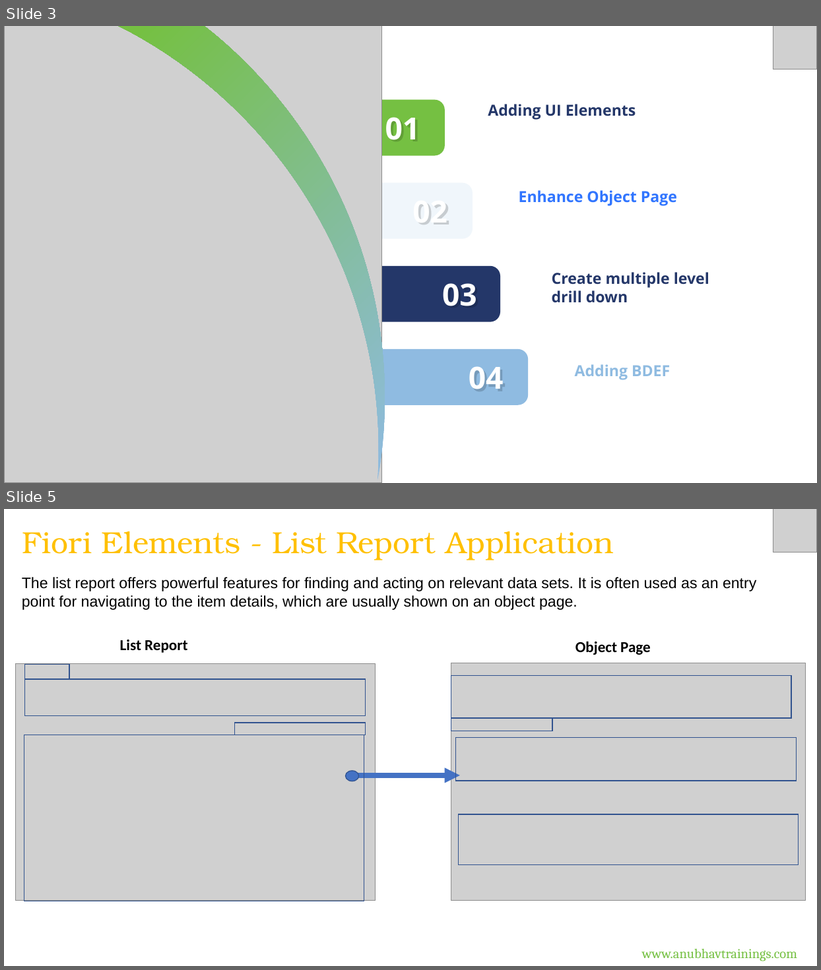
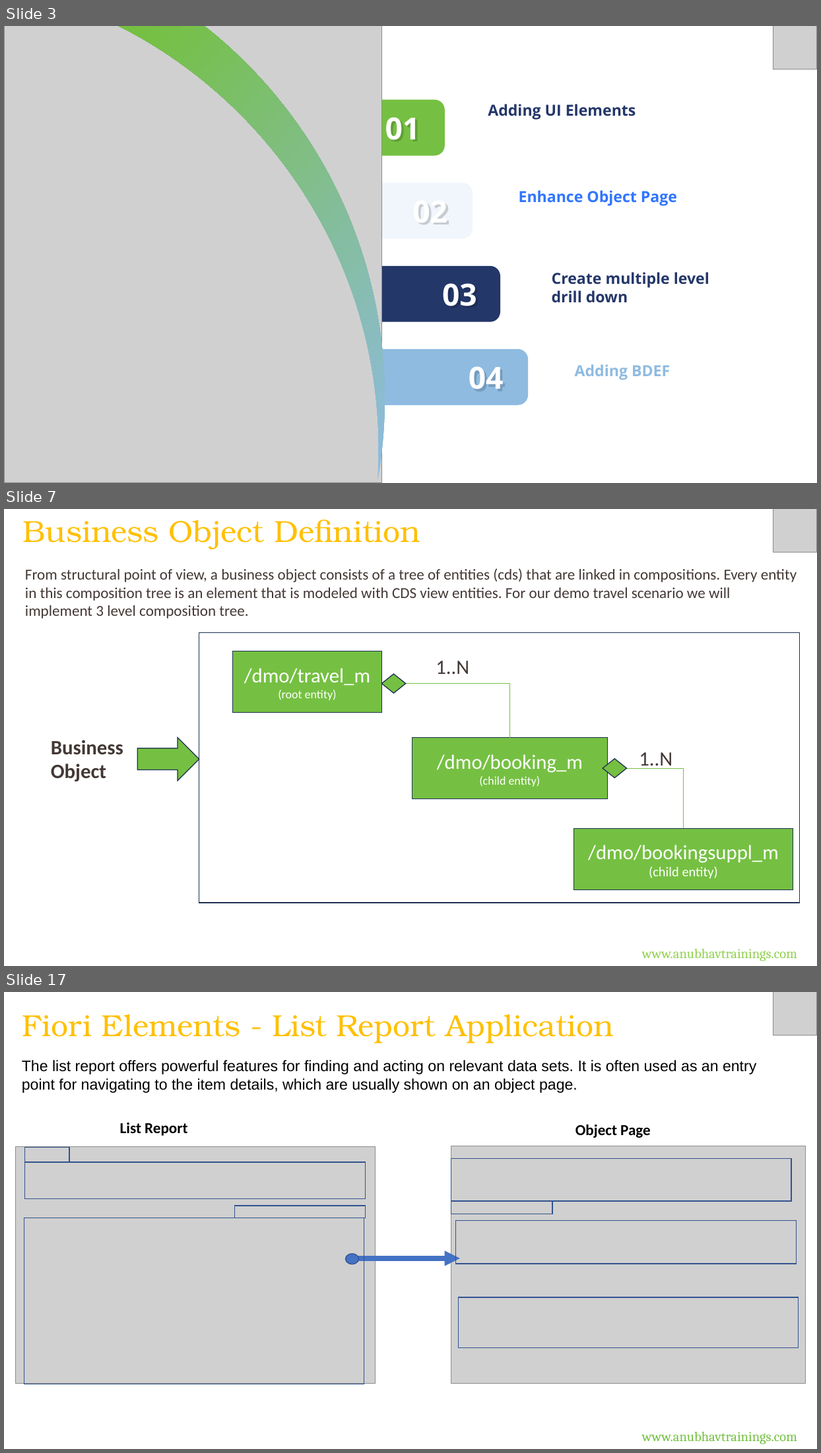
Before and after one commit to soyuztechnologies/RAP_Training_Applied_Materials, a slide deck: Day 6/DAY-6.pptx. Shown one above the other, each under a label of ours: slides 3 and 5 before the commit, slides 3, 7 and 17 after it; the slides between them are not shown. The pictures are 821x970 and 821x1453 pixels, drawn with LibreOffice and Linux fonts; fonts in the diff are those of the drawing; grey boxes stand for pictures. Boxes give left, top, right and bottom in pixels: in the first picture for what was removed or moved away, otherwise in the second. Text is boxed around its words. In the diff, an @@ line names an element or a change of style, - is before the commit and + after.

```diff
--- a/Day 6/DAY-6.pptx
+++ b/Day 6/DAY-6.pptx
@@ slide 7 added at (x1=4, y1=509, x2=817, y2=966), background #FFFFFF @@
@@ text added at (x1=23, y1=520, x2=420, y2=549), 36 pt, text #FFC000 @@
+Business Object Definition
@@ picture added at (x1=773, y1=509, x2=817, y2=553) @@
@@ text added at (x1=25, y1=568, x2=797, y2=619), 18 pt, text #433835 @@
+From structural point of view, a business object consists of a tree of entities (cds) that are linked in compositions. Every entity in this composition tree is an element that is modeled with CDS view entities. For our demo travel scenario we will implement 3 level composition tree.
@@ rectangle added at (x1=199, y1=633, x2=799, y2=904), outline #1C3052 1 pt @@
@@ rectangle added at (x1=233, y1=651, x2=382, y2=713), fill #75C042, outline #1C3052 1 pt, 24 pt, text #FFFFFF @@
+/dmo/travel_m
+(root entity)
@@ text added at (x1=436, y1=661, x2=469, y2=674), 24 pt, text #433835 @@
+1..N
@@ diamond added at (x1=382, y1=674, x2=405, y2=693), fill #75C042, outline #1C3052 1 pt @@
@@ elbow line added from (406, 683) to (510, 738), #75C042 0.75 pt @@
@@ text added at (x1=51, y1=740, x2=123, y2=782), 24 pt, text #433835, bold @@
+Business Object
@@ right arrow added at (x1=137, y1=738, x2=199, y2=781), fill #75C042, outline #1C3052 1 pt @@
@@ rectangle added at (x1=412, y1=738, x2=607, y2=799), fill #75C042, outline #1C3052 1 pt, 24 pt, text #FFFFFF @@
+/dmo/booking_m
+(child entity)
@@ diamond added at (x1=603, y1=759, x2=626, y2=778), fill #75C042, outline #1C3052 1 pt @@
@@ text added at (x1=639, y1=753, x2=673, y2=769), 24 pt, text #433835 @@
+1..N
@@ elbow line added from (607, 768) to (684, 828), #75C042 0.75 pt @@
@@ rectangle added at (x1=574, y1=828, x2=793, y2=890), fill #75C042, outline #1C3052 1 pt, 24 pt, text #FFFFFF @@
+/dmo/bookingsuppl_m
+(child entity)
@@ text added at (x1=642, y1=949, x2=797, y2=962), 16 pt, text #92D050 @@
+www.anubhavtrainings.com
@@ what was slide 5 is now slide 17 @@
```
Also in this commit, not shown: 1 slide changed, 11 other slides added, 4 other files.
